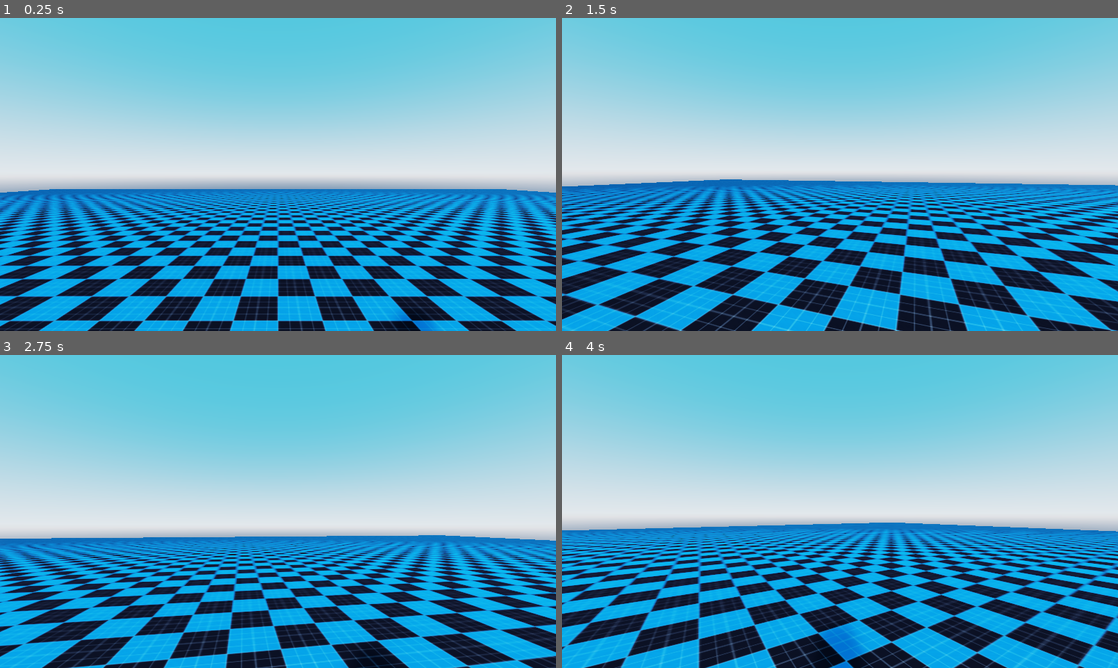
Above: before the commit, frames 1-4 (two rows, left to right).
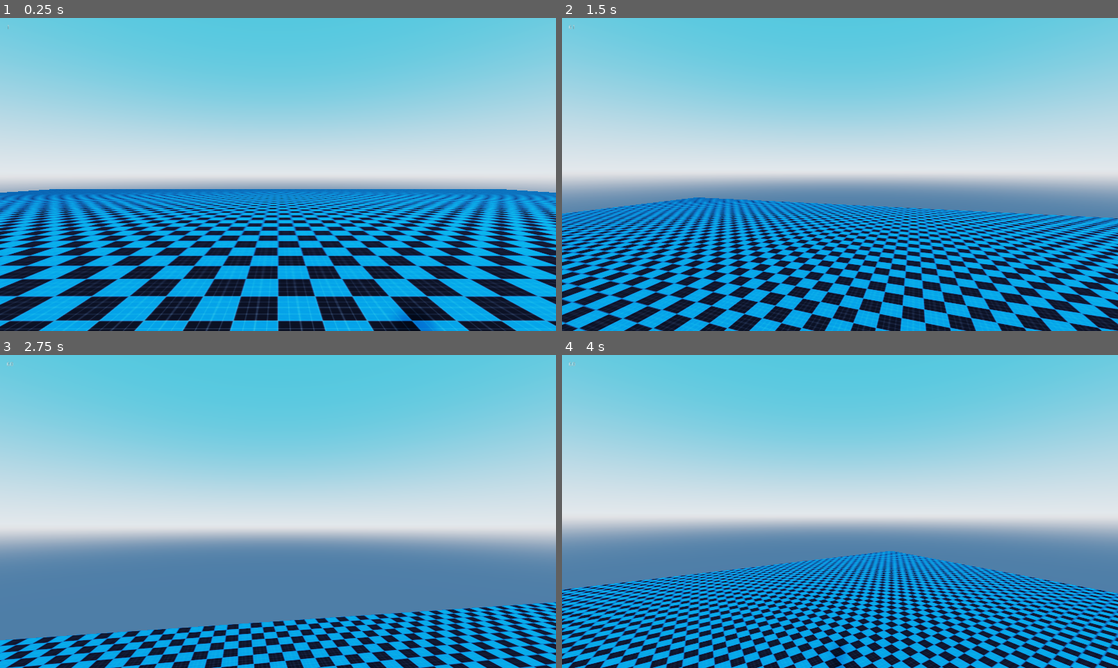
Above: after the commit, the same moments.

Repository: nezvers/Godot_RigidBodyFpsController
Game: Godot game, scene res://Level/Level.tscn
The game is run twice, just before and just after one commit, with the same random seed, the same clock (stepped at 60 frames per second) and the same inputs.
Inputs (mouse positions are in pixels of both pictures, inside the frame that each line leads up to):
- Up to frame 1 (0.25 s): no input
- Up to frame 2 (1.5 s): tap Enter (ui_accept) at 0.5 s; move the mouse to (867, 174) at 0.52 s; hold Space (jump) 0.53-1.28 s; hold W (move_up) from 0.53 s (still down); move the mouse to (812, 174) at 1.27 s; tap Ctrl (crouch) at 1.35 s
- Up to frame 3 (2.75 s): keep holding W (move_up); tap Space (jump) at 1.52, 1.55, 1.82 s; move the mouse to (289, 505) at 2.02 s; hold Space (jump) from 2.03 s (still down)
- Up to frame 4 (4 s): keep holding W (move_up); move the mouse to (834, 517) at 2.77 s; release Space (jump) at 2.78 s; tap Ctrl (crouch) at 2.85 s; tap Space (jump) at 3.02, 3.05, 3.32 s; tap Enter (ui_accept) at 3.5 s; move the mouse to (878, 514) at 3.52 s; hold Space (jump) from 3.53 s (still down)

The runs differ from the first frame. In frame 1, less than 0.1% of the frame differs, in the area x 1-2%, y 2-4%; in frame 2, 34%; in frame 3, 36%, in the area x 0-100%, y 2-100%; in frame 4, 35%.

Commit message:
Basic movement works great
released jump also works

Diff:
--- a/player/Player.gd
+++ b/player/Player.gd
@@ -4,6 +4,7 @@
 onready var body: = $Body
 onready var camera: = $Body/Camera
 onready var JumpBuffer: = $JumperBuffer
+onready var label: = $CanvasLayer/Label
 
 var forward:Vector3
 var right:Vector3
@@ -28,11 +29,11 @@
 #Jumping
 var readyToJump: = true
 var jumpCooldown: = 0.25
-var jump_impulse: = 1500.0
+var jump_impulse: = 35.0
 var jump_count: = 0
 var max_jumps: = 2
 var is_jumping: = false 	#jump logic deviation from DaviTutorials
-var jump_release: = jump_impulse * 0.5
+var jump_release: = jump_impulse * 0.25
 
 #Input
 var btn_right: = 0.0
@@ -49,6 +50,8 @@
 var normalVector: = Vector3.UP
 var wallNormalVector:Vector3
 
+func _process(_delta):
+	label.text = str(Performance.get_monitor(Performance.TIME_FPS))
 
 func _unhandled_input(event:InputEvent)->void:
 	if event is InputEventMouseMotion && Input.get_mouse_mode() == Input.MOUSE_MODE_CAPTURED:
@@ -80,8 +83,8 @@
 	y = btn_up - btn_down
 	delta = state.step
 	CollisionCheck(state)	#ground check
+	gravity_logic()
 	movement()
-	gravity_logic()
 
 
 func movement()->void:
@@ -145,7 +148,6 @@
 		add_central_force(moveSpeed * forward * delta * -mag.y * counterMovement)
 
 	#Limit diagonal running. This will also cause a full stop if sliding fast and un-crouching, so not optimal
-	# !!! because of last line all this code probably should be in _integrated_forces()
 	if Vector2(linear_velocity.x, linear_velocity.z).length() > maxSpeed:
 		var fallSpeed = linear_velocity.y
 		var n: = linear_velocity.normalized() * maxSpeed
@@ -157,14 +159,9 @@
 	if is_grounded:
 		if is_jumping:
 			jump = false
-			is_jumping = false
+			is_jumping = false					#BUG - falsly gots triggered -> is_grounded probably gets true even after jumping
 		elif !is_jumping && jump:
-			add_central_force(Vector3.UP * jump_impulse * 0.75)
-			add_central_force(normalVector * jump_impulse * 0.25)
-			is_jumping = true
-			is_grounded = false
-			jumping()
-			JumpBuffer.stop()
+			Jump()
 	else:
 		if is_jumping:
 			if !jump:
@@ -174,23 +171,24 @@
 		else:
 			if jump:
 				if !JumpBuffer.is_stopped():
-					JumpBuffer.stop()
-					add_central_force(Vector3.UP * jump_impulse * 0.75)
-					add_central_force(normalVector * jump_impulse * 0.25)
-					is_jumping = true
-					is_grounded = false
-					jumping()
+					Jump()
+				elif jump_count < max_jumps:
+					jump_count += 1
+					Jump()
 	linear_velocity.y = max(linear_velocity.y, -jump_impulse)
 
 func Jump()->void:
-	#Add jump forces
-	add_central_force(Vector3.UP * jump_impulse * 0.75)
+	linear_velocity.y = jump_impulse * 0.75
 	add_central_force(normalVector * jump_impulse * 0.25)
+	is_jumping = true
+	is_grounded = false
+	JumpBuffer.stop()
+	jumping()
 
 func CollisionCheck(state: PhysicsDirectBodyState)->void:
 	var new_is_grounded: = false
 	for id in state.get_contact_count():
-		if ground_layer == ground_layer & state.get_contact_collider_object(id).collision_mask:	#bitmask AND with ground layer to check if colliding against ground layer
+		if (ground_layer == ground_layer & state.get_contact_collider_object(id).collision_mask) && linear_velocity.y <= 0.01:	#bitmask AND with ground layer to check if colliding against ground layer
 			var normal = state.get_contact_local_normal(id)
 			if normal.y > maxSlopeAngle:
 				new_is_grounded = true
@@ -208,7 +206,7 @@
 #CALLBACK METHODS
 func landed()->void:
 	pass
+
 var jumps: = 0
-func jumping()->void:
+func jumping(grnd:bool = false)->void:
 	jumps +=1
-	print(jumps)
--- a/player/Player.tscn
+++ b/player/Player.tscn
@@ -38,5 +38,15 @@
 script = ExtResource( 2 )
 
 [node name="JumperBuffer" type="Timer" parent="."]
-wait_time = 0.1
 one_shot = true
+
+[node name="CanvasLayer" type="CanvasLayer" parent="."]
+
+[node name="Label" type="Label" parent="CanvasLayer"]
+margin_left = 15.3576
+margin_top = 15.3576
+margin_right = 55.3576
+margin_bottom = 29.3576
+__meta__ = {
+"_edit_use_anchors_": false
+}
